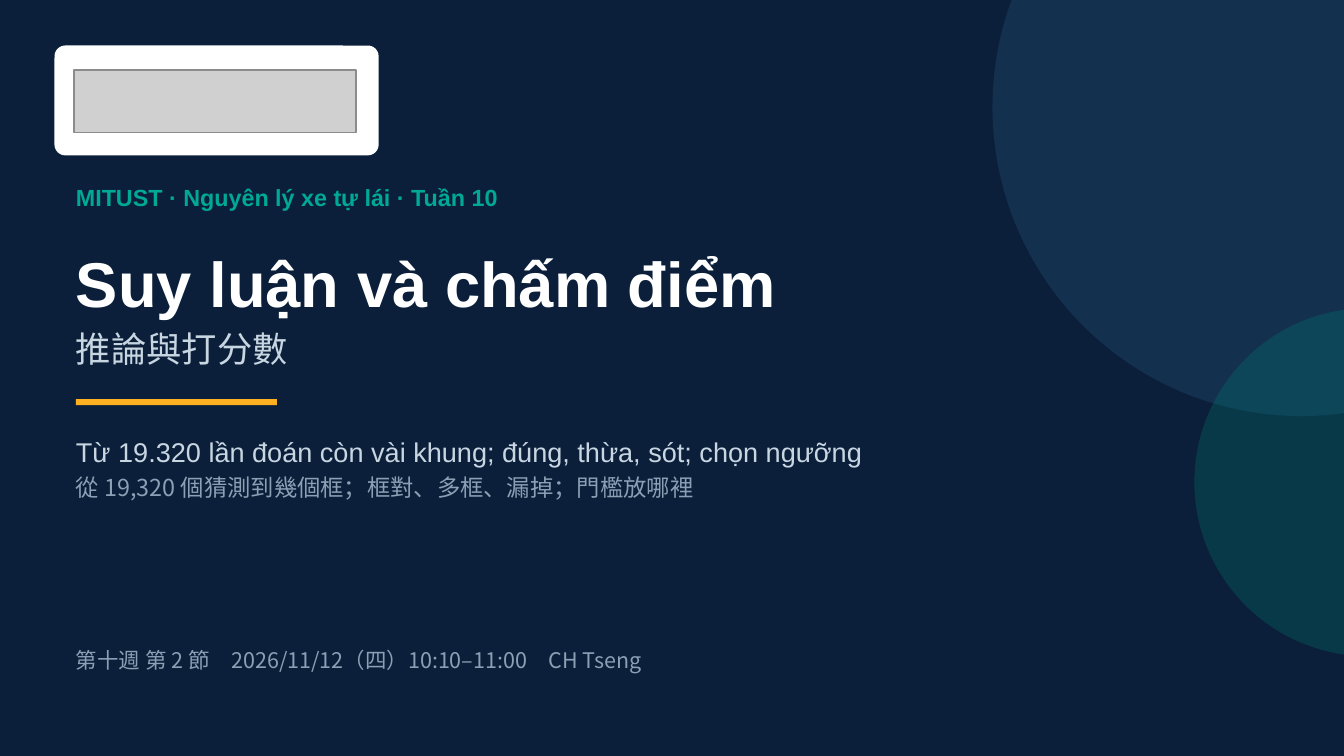
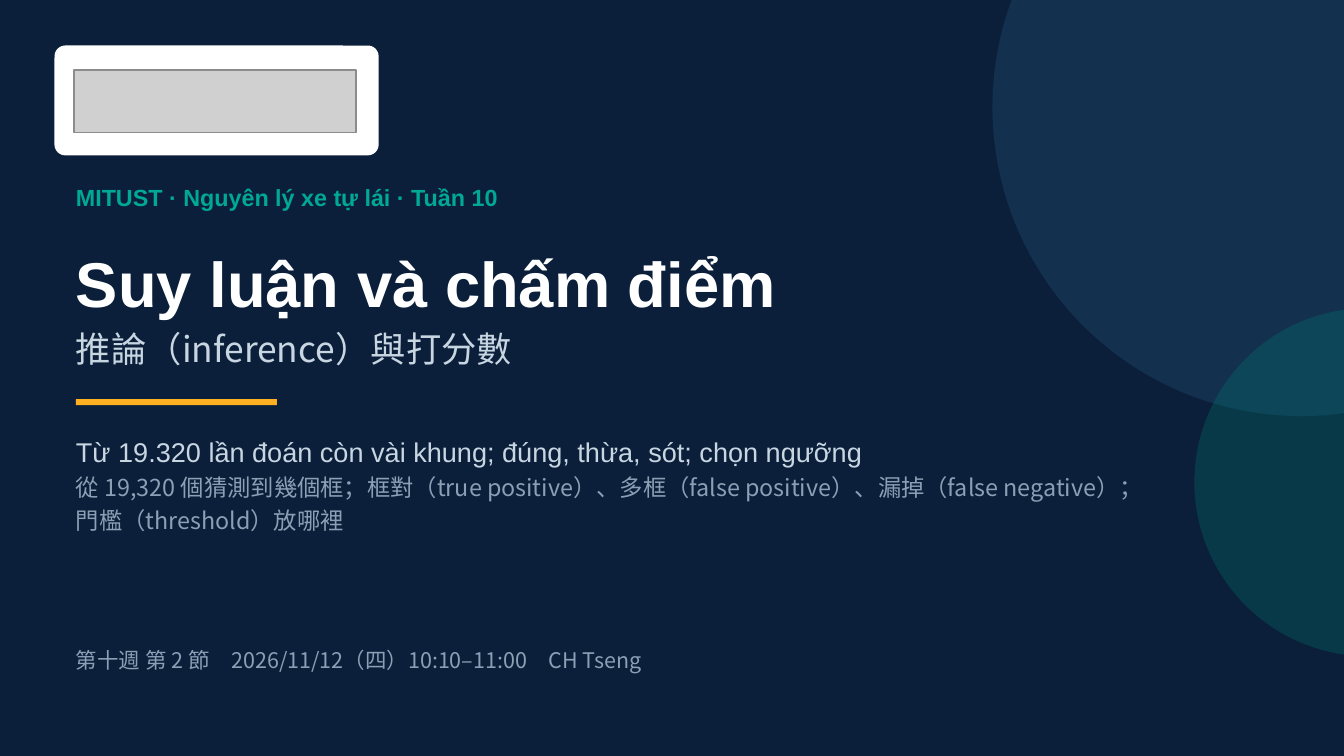
Before and after one commit to ch-neural/MITUST-Principles-of-Self-Driving-Cars, a slide deck: slide 1 of 第十週(11-12)/第十週_第2節_簡報.pptx. Drawn at 1344x756 pixels with LibreOffice and Linux fonts; fonts in the diff are those of the drawing; grey boxes stand for pictures. Boxes give left, top, right and bottom in pixels: in the first picture for what was removed or moved away, otherwise in the second. Text is boxed around its words. In the diff, an @@ line names an element or a change of style, - is before the commit and + after.

```diff
--- a/第十週(11-12)/第十週_第2節_簡報.pptx
+++ b/第十週(11-12)/第十週_第2節_簡報.pptx
@@ text at (76,332,512,365): text changed @@
-推論與打分數
+推論（inference）與打分數
@@ text at (76,476,1143,531): text changed @@
-從 19,320 個猜測到幾個框；框對、多框、漏掉；門檻放哪裡
+從 19,320 個猜測到幾個框；框對（true positive）、多框（false positive）、漏掉（false negative）；門檻（threshold）放哪裡
```
Also in this commit, not shown: 18 other slides changed, 5 other files.
